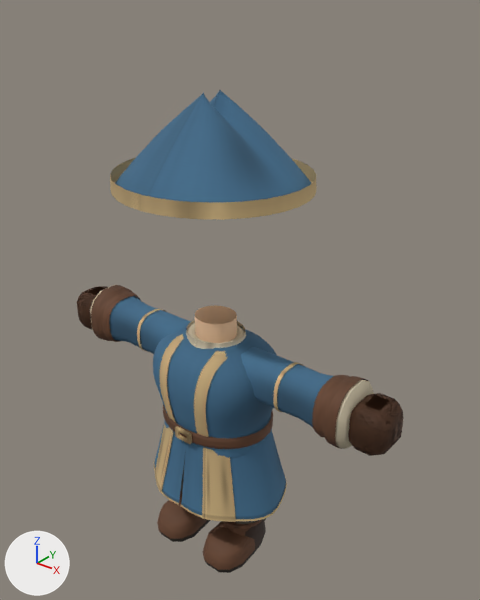
Two versions of the glTF model src/assets/models/wardrobe/classes/traje_clerigo_alba.glb, one commit apart.
One viewpoint serves both versions: a 50 mm camera at (1.85, -2.13, 2.78) aimed at (0.06, 0.11, 1.39). The lights are fixed; the arrows at lower left show +X, +Y and +Z. The picture after the commit comes second. Vertices at exactly the same position are counted once.

In view in the first picture: 'medieval-leg-l', 'medieval-leg-r', 'medieval-sleeve-l', 'medieval-sleeve-r', 'medieval-tunic', 'suit-bracer-l', 'suit-bracer-r', 'suit-glove-left', 'suit-head' and 5 more.
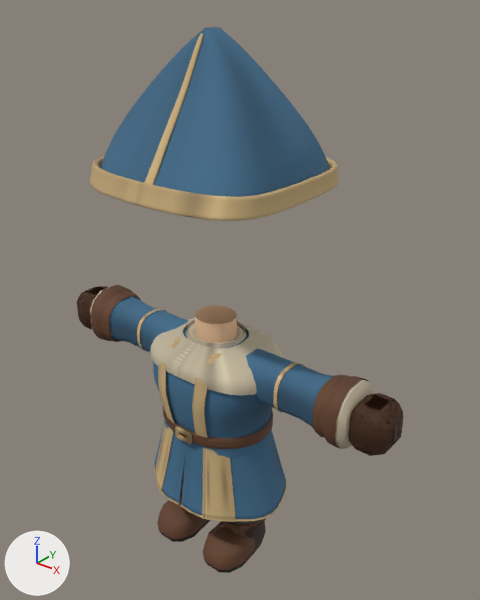
Boxes [x1, y1, x2, y2] around the edits, measured in the pictures (480 x 600 px):
'suit-head', reshaped (20% wider, 49% taller): before [110, 90, 317, 220]; after [90, 27, 339, 221]
'medieval-tunic', reshaped: before [153, 305, 287, 522]; after [150, 305, 287, 522]
part 1 of me_medieval_tunic, rebuilt (12% narrower): before [159, 334, 184, 422]; after [158, 336, 180, 423]
part 2 of me_medieval_tunic, rebuilt (11% narrower): before [194, 351, 228, 437]; after [192, 353, 222, 438]
part 3 of me_medieval_tunic, added (beige): after [150, 318, 284, 396]
part 4 of me_suit_head, rebuilt (17% wider, 51% taller): before [115, 90, 311, 202]; after [101, 27, 330, 197]
part 5 of me_suit_head, rebuilt: before [110, 158, 317, 220]; after [90, 156, 339, 221]
part 6 of me_suit_head, added: after [144, 34, 204, 185]

The edits, one by one:
me_medieval_tunic is used by ob_medieval_tunic; location (0.0, 0.0, 0.0).
me_medieval_tunic had 2786 vertices, 4856 faces and spanned x -0.395..0.395, y -0.307..0.304, z 0.35..1.335.
me_medieval_tunic now has 3083 vertices, 5368 faces and spans x -0.395..0.395, y -0.307..0.304, z 0.35..1.335.
me_medieval_tunic part 1: the loose piece of 112 vertices spanning x -0.163..-0.07, y -0.263..-0.006, z 0.81..1.225 is rebuilt with 112 vertices and now spans x -0.163..-0.07, y -0.272..-0.033, z 0.81..1.225.
me_medieval_tunic part 2: the loose piece of 112 vertices spanning x 0.07..0.163, y -0.263..-0.006, z 0.81..1.225 is rebuilt with 112 vertices and now spans x 0.07..0.163, y -0.272..-0.033, z 0.81..1.225.
me_medieval_tunic part 3: a new loose piece of 297 vertices spanning x -0.346..0.346, y -0.261..0.261, z 1.072..1.24, in mat_linen.
Other edits to the shape of me_medieval_tunic do not show in these pictures.
me_suit_head is used by ob_suit_head; location (0.0, 0.0, 0.0).
me_suit_head had 768 vertices, 1408 faces and spanned x -0.452..0.452, y -0.432..0.432, z 1.96..2.362.
me_suit_head now has 2488 vertices, 4968 faces and spans x -0.477..0.477, y -0.442..0.462, z 1.978..2.6.
me_suit_head part 4: the loose piece of 640 vertices spanning x -0.446..0.446, y -0.425..0.425, z 1.96..2.362 is rebuilt with 1248 vertices and now spans x -0.451..0.451, y -0.418..0.438, z 1.983..2.6.
me_suit_head part 5: the loose piece of 128 vertices spanning x -0.452..0.452, y -0.432..0.432, z 1.96..2.025 is rebuilt with 864 vertices and now spans x -0.477..0.477, y -0.442..0.462, z 1.978..2.067.
me_suit_head part 6: a new loose piece of 230 vertices spanning x -0.023..0.023, y -0.404..-0.047, z 2.026..2.582, in mat_tunictrim.
Other edits to the shape of me_suit_head do not show in these pictures.
